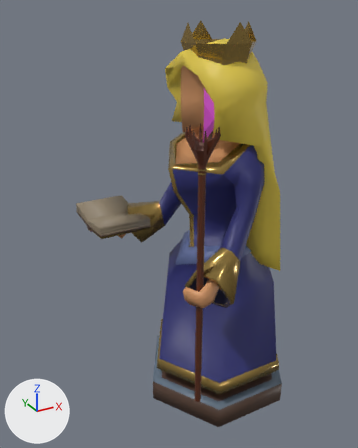
The glTF model assets/modelos/piezas/pieza5B.glb: old version first, new version second.
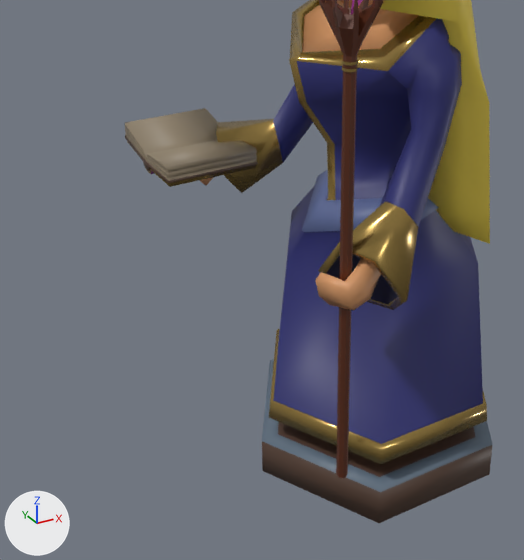
The first picture shows the older version from a camera (50 mm lens) standing at (-1.66, -2.46, 2.52) and looking at (-0.23, 0.13, 1.23). The close-ups show the older and then the newer version on the part from 2% to 84% of the width and 30% to 100% of the height of that picture. Only the edits that show in the close-ups are written down. The lights are fixed; the arrows at lower left show +X, +Y and +Z.

Before the edit, the objects in view are built like this:
```python
me_cubo_006 = bpy.data.meshes.new('Cubo.006')
me_cubo_006.from_pydata(...)  # 256 vertices, 556 faces; spans x -0.723..-0.373, y 0.267..0.755, z 1.132..1.249
# faces by material slot: [92, 396, 56, 12]
me_cubo_006.materials.append(mat_vigas)  # brown #503a2e
me_cubo_006.materials.append(mat_papel)  # brown #8e806a
me_cubo_006.materials.append(mat_oro)  # brown #a08549
me_cubo_006.materials.append(mat_material_002)  # dark purple #5f1964
me_círculo_015 = bpy.data.meshes.new('Círculo.015')
me_círculo_015.from_pydata(...)  # 469 vertices, 930 faces; spans x -0.54..0.51, y -0.64..0.65, z 0.0..2.36
# faces by material slot: [146, 184, 50, 194, 232, 38, 38, 48]
me_círculo_015.materials.append(mat_oro)  # brown #a08549
me_círculo_015.materials.append(mat_azul)  # dark blue #292a6c
me_círculo_015.materials.append(mat_celeste)  # blue #5a6793
me_círculo_015.materials.append(mat_piel)  # orange #d69968
me_círculo_015.materials.append(mat_cabello)  # yellow #e4cb4a
me_círculo_015.materials.append(mat_lineas_de_team)  # greyish blue #5c6c7c
me_círculo_015.materials.append(mat_vigas)  # brown #503a2e
me_círculo_015.materials.append(mat_material_034)  # dark blue #16153a
me_círculo_022 = bpy.data.meshes.new('Círculo.022')
me_círculo_022.from_pydata(...)  # 245 vertices, 502 faces; spans x -0.53..-0.38, y -0.57..-0.42, z 0.36..2.01
# faces by material slot: [320, 182]
me_círculo_022.materials.append(mat_material_013)  # brown #582810
me_círculo_022.materials.append(mat_oro)  # brown #a08549
ob_cubo_029 = bpy.data.objects.new('Cubo.029', me_cubo_006)
ob_cubo_029.location = (0.0, 0.0, 0.0)
ob_círculo_013 = bpy.data.objects.new('Círculo.013', me_círculo_015)
ob_círculo_013.location = (0.0, 0.0, 0.0)
ob_círculo_016 = bpy.data.objects.new('Círculo.016', me_círculo_022)
ob_círculo_016.location = (0.0, 0.0, 0.0)
```
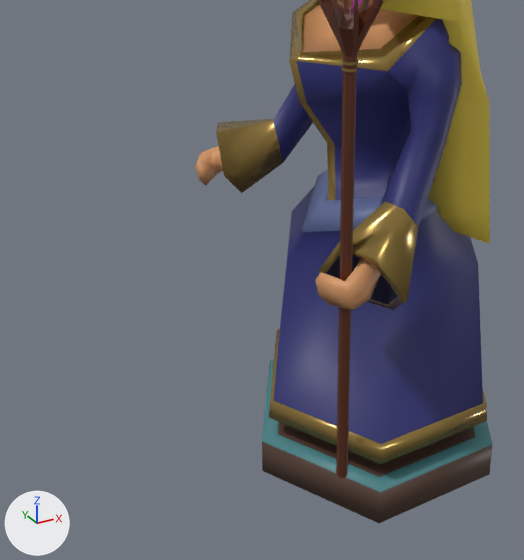
Where the change shows, as pixel boxes [x1, y1, x2, y2] in the close-ups (524 x 560 px):
'Cubo.029', deleted: before [125, 108, 258, 187]
    faces in mat_papel (brown #8e806a): [125, 108, 257, 181]
    faces in mat_vigas (brown #503a2e): [125, 136, 258, 183]
    faces in mat_oro (brown #a08549): [127, 141, 256, 187]

The change, as a list of edits to the scene's bpy script:
```text
Remove ob_cubo_029:
    ob_cubo_029 = bpy.data.objects.new('Cubo.029', me_cubo_006)
    ob_cubo_029.location = (0.0, 0.0, 0.0)
```
